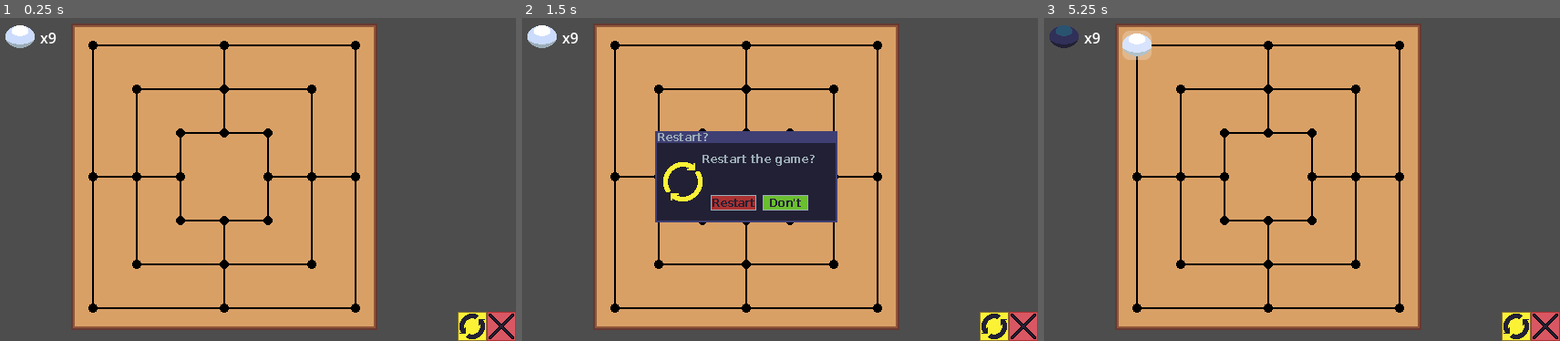
Above: before the commit, frames 1-3 (left to right).
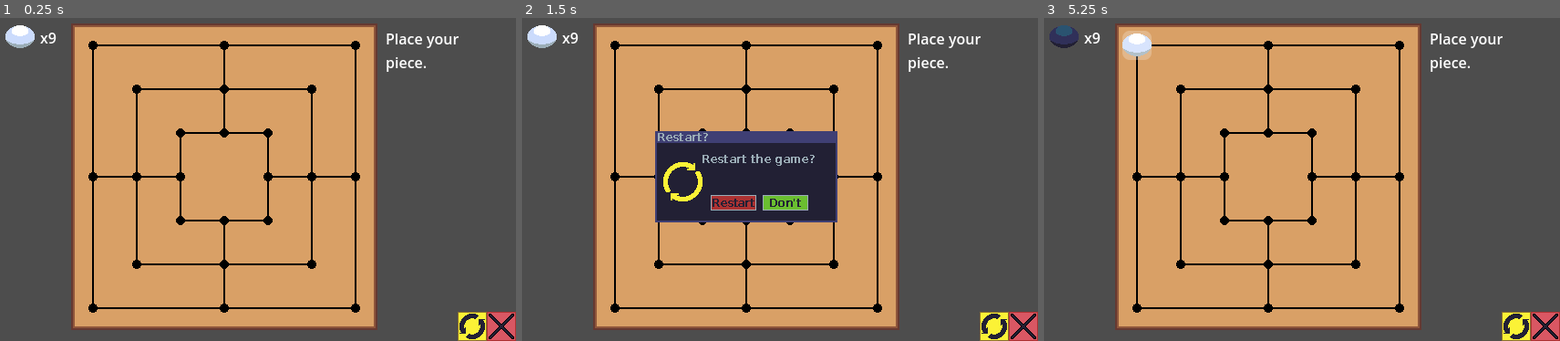
Above: after the commit, the same moments.

Repository: seamuskills/Mens-morris
Game: Godot game, scene res://main.tscn
Two runs of this game, one before a commit and one after it. Both use one fixed random seed, a clock stepped at 60 frames per second and the inputs below. Sound files missing from this copy of the repository are replaced by a short silence.
Inputs (mouse positions are in pixels of both pictures, inside the frame that each line leads up to):
- Up to frame 1 (0.25 s): no input
- Up to frame 2 (1.5 s): click (996, 324) at 0.5 s; click (996, 324) at 1.25 s
- Up to frame 3 (5.25 s): click (1518, 324) at 2 s; click (1255, 202) at 2.77 s; click (1255, 202) at 3.52 s; click (1255, 202) at 4.25 s; click (1136, 43) at 5.02 s

The runs differ from the first frame. In frame 1, 0.3% of the frame differs, in the area x 74-89%, y 4-17%; in frame 2, 0.3%; in frame 3, 0.3%.

Commit message:
export nonsense

Diff:
--- a/board.gd
+++ b/board.gd
@@ -8,6 +8,7 @@
 var winWindow = preload("res://win_window.tscn")
 var winBlack = load("res://sprites/win_dialogue/blackWins.png")
 var winWhite = load("res://sprites/win_dialogue/whiteWins.png")
+@onready var instructions = $Instructions
 @onready var soundPlayer = $AudioStreamPlayer2D
 var placeSound = load("res://sounds/place.wav")
 var breakSound = load("res://sounds/destroy.wav")
@@ -57,6 +58,15 @@
 			window.get_node("Base").texture = winBlack
 		else:
 			window.get_node("Base").texture = winWhite
+
+
+	instructions.text = "Place your piece."
+	if moving:
+		instructions.text = "Select adjecent position to move to.\nSelect original position to cancel."
+	elif removing:
+		instructions.text = "Select enemy piece to remove.\n\nPieces in mills can only be removed if they are the last ones left."
+	elif reserve[int(turn)] == 0:
+		instructions.text = "Move an existing piece."
 
 func updateSprites() -> void:
 	for position in range(24):
--- a/game_manager.tscn
+++ b/game_manager.tscn
@@ -35,6 +35,14 @@
 [node name="Board" type="Sprite2D" parent="."]
 texture = ExtResource("1_lkcef")
 script = ExtResource("2_nkvpj")
+
+[node name="Instructions" type="Label" parent="Board"]
+offset_left = 177.0
+offset_top = -163.0
+offset_right = 303.0
+offset_bottom = -140.0
+text = "Select enemy piece to remove"
+autowrap_mode = 2
 
 [node name="0" type="Sprite2D" parent="Board"]
 position = Vector2(-144, -144)
Not shown, changed: export_presets.cfg
Binary file added: mens-morris.apple-touch-icon.png
Not shown, added: mens-morris.apple-touch-icon.png.import
Binary file added: mens-morris.icon.png
Not shown, added: mens-morris.icon.png.import
Not shown, added: mens-morris.png.import
Not shown, added: mens-morris.audio.position.worklet.js
Not shown, added: mens-morris.audio.worklet.js
Not shown, added: mens-morris.exe
Not shown, added: mens-morris.html
Not shown, added: mens-morris.js
Not shown, added: mens-morris.wasm
